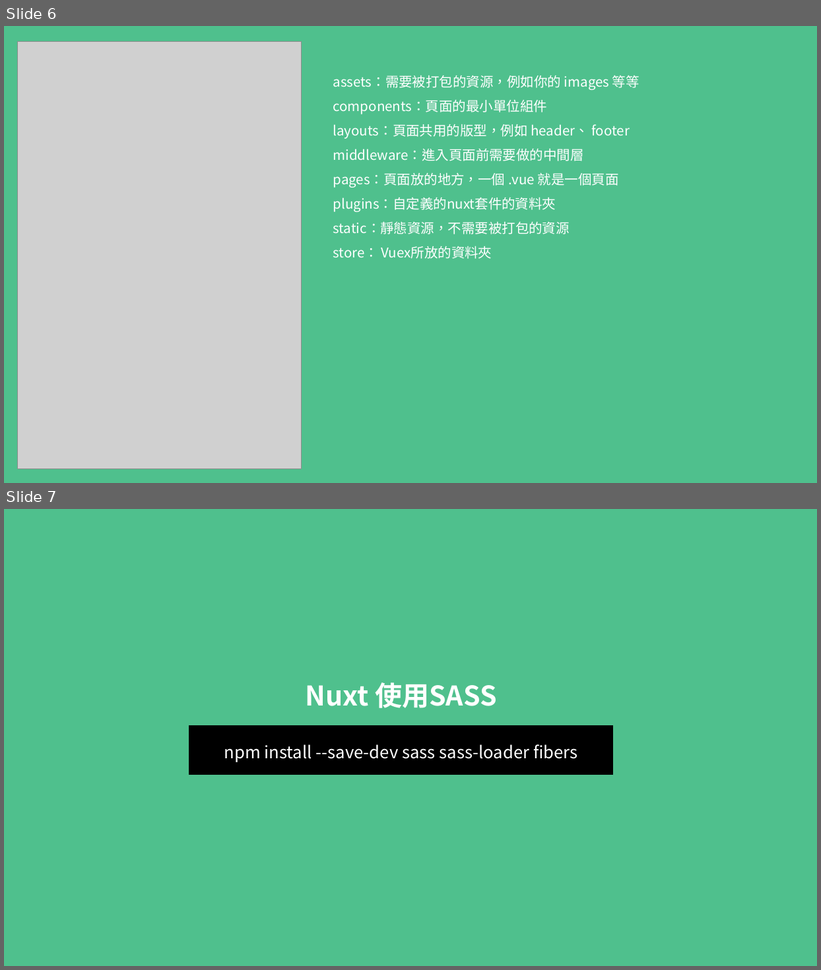
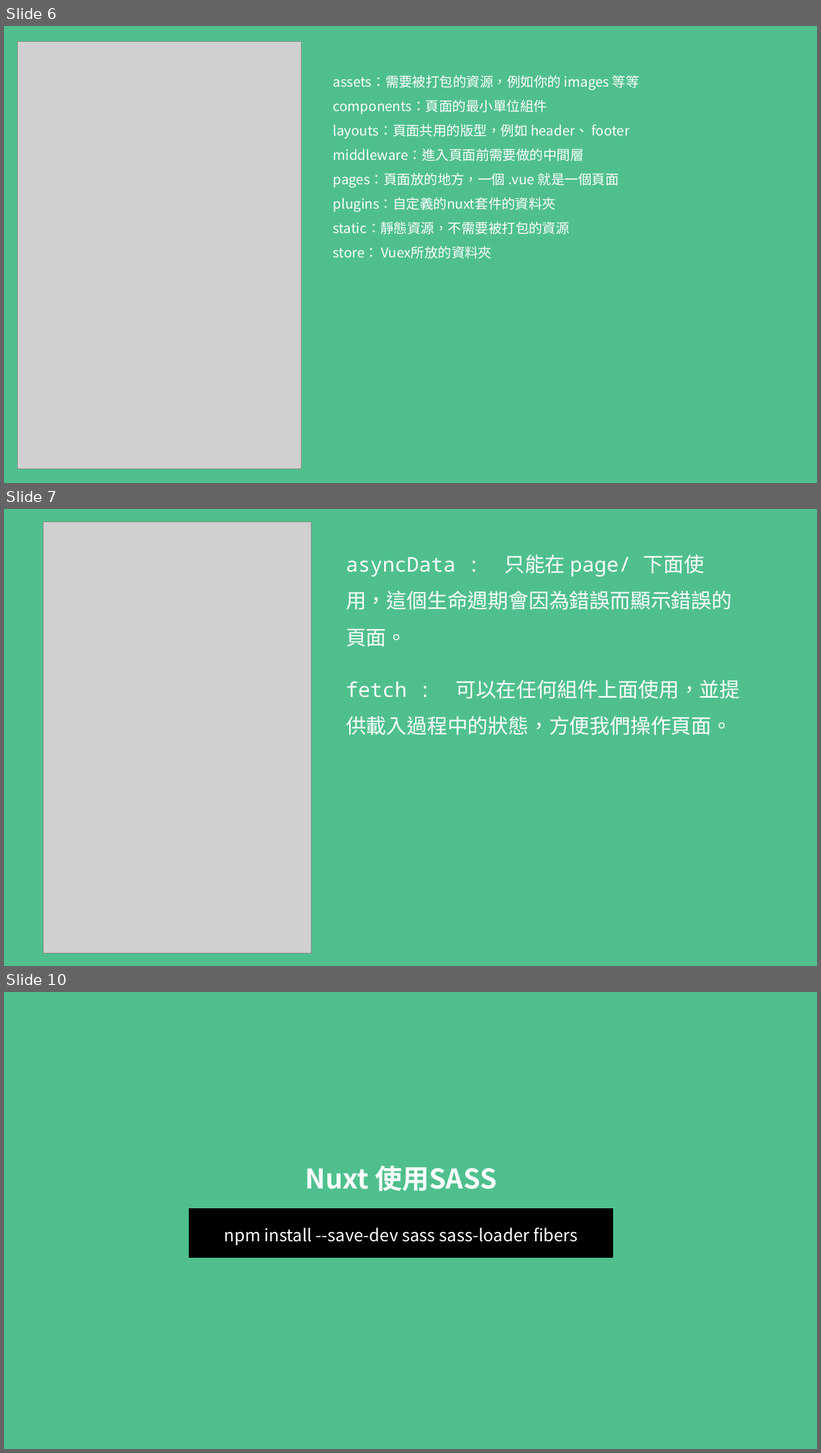
Before and after one commit to MikeOnlineCourse/Vue3_Course_Nuxt_Example, a slide deck: nuxt.pptx. Shown one above the other, each under a label of ours: slides 6 and 7 before the commit, slides 6, 7 and 10 after it; the slides between them are not shown. The pictures are 821x970 and 821x1453 pixels, drawn with LibreOffice and Linux fonts; fonts in the diff are those of the drawing; grey boxes stand for pictures. Boxes give left, top, right and bottom in pixels: in the first picture for what was removed or moved away, otherwise in the second. Text is boxed around its words. In the diff, an @@ line names an element or a change of style, - is before the commit and + after.

```diff
--- a/nuxt.pptx
+++ b/nuxt.pptx
@@ slide 7 added at box(4, 509, 817, 966), background #4FC08D @@
@@ picture added at box(44, 522, 312, 954) @@
@@ text added at box(346, 555, 732, 647), 24 pt, text #FFFFFF @@
+asyncData : 只能在 page/ 下面使用，這個生命週期會因為錯誤而顯示錯誤的頁面。
@@ text added at box(346, 680, 740, 735), 24 pt, text #FFFFFF @@
+fetch : 可以在任何組件上面使用，並提供載入過程中的狀態，方便我們操作頁面。
@@ what was slide 7 is now slide 10 @@
```
Also in this commit, not shown: 2 other slides added.
